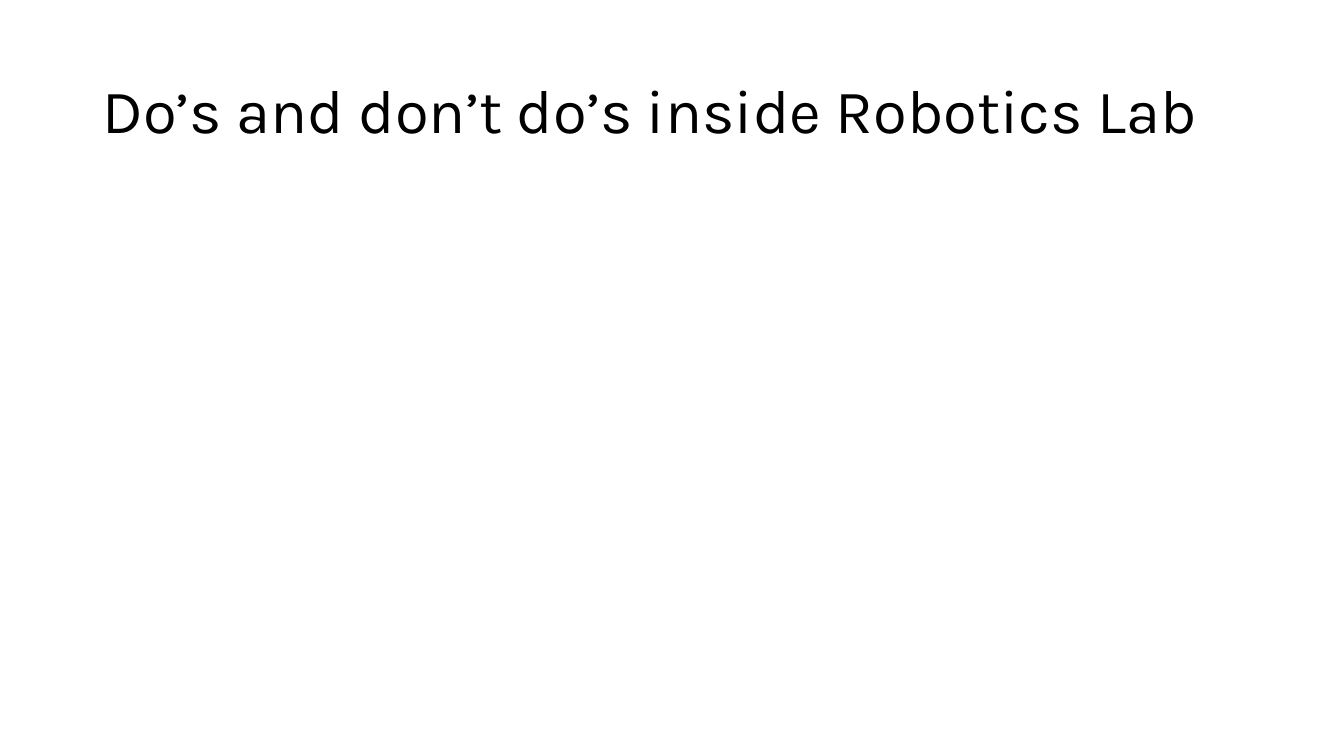
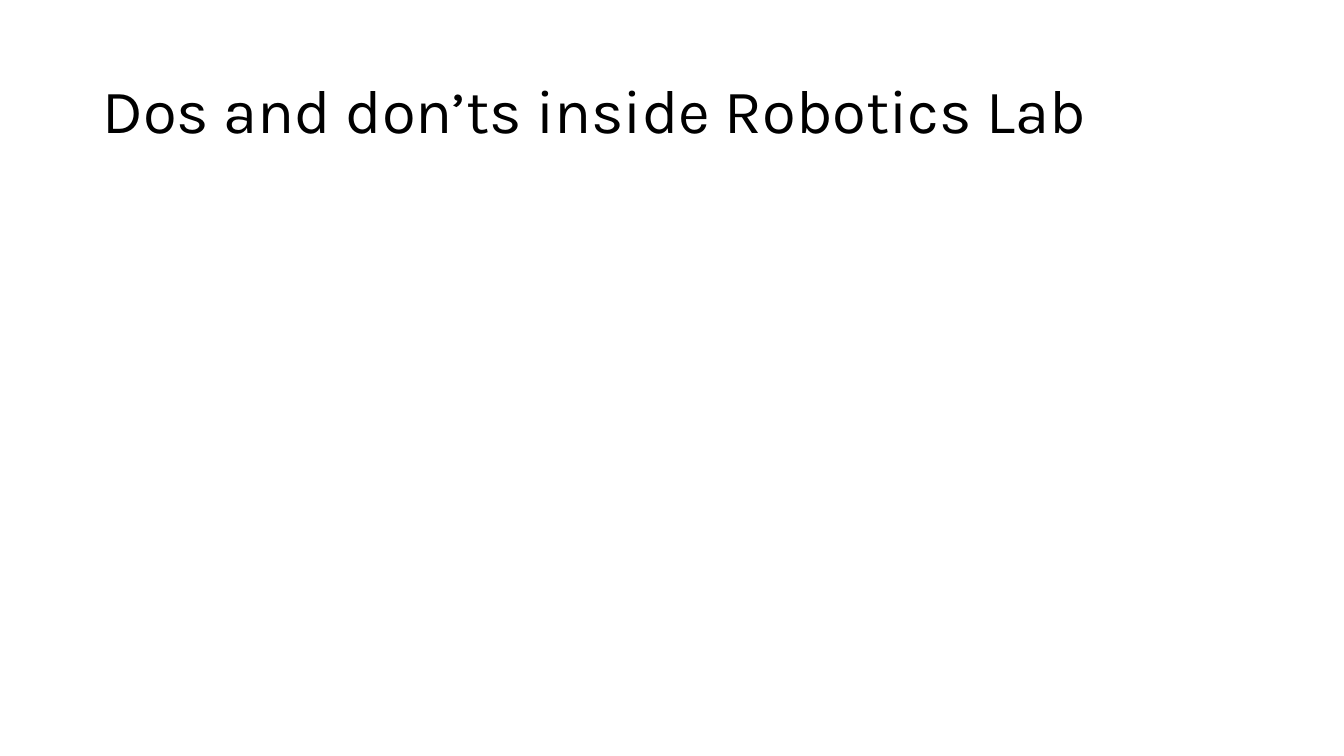
Before and after one commit to Null-undefined-source/UARC, a slide deck: slide 6 of United Academy Robotics Club.pptx. Drawn at 1344x756 pixels with LibreOffice and Linux fonts; fonts in the diff are those of the drawing. Boxes give left, top, right and bottom in pixels: in the first picture for what was removed or moved away, otherwise in the second. Text is boxed around its words. In the diff, an @@ line names an element or a change of style, - is before the commit and + after.

```diff
--- a/United Academy Robotics Club.pptx
+++ b/United Academy Robotics Club.pptx
@@ title at <box>102,90,1086,134</box>: text changed @@
-Do’s and don’t do’s inside Robotics Lab
+Dos and don’ts inside Robotics Lab
```
Also in this commit, not shown: 5 other slides changed.
